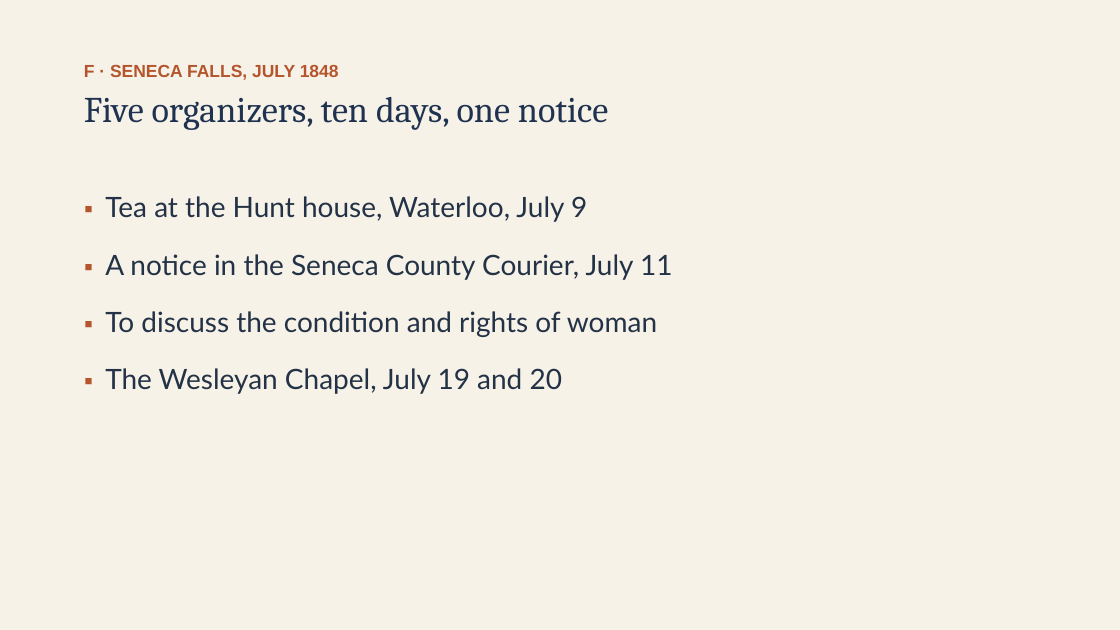
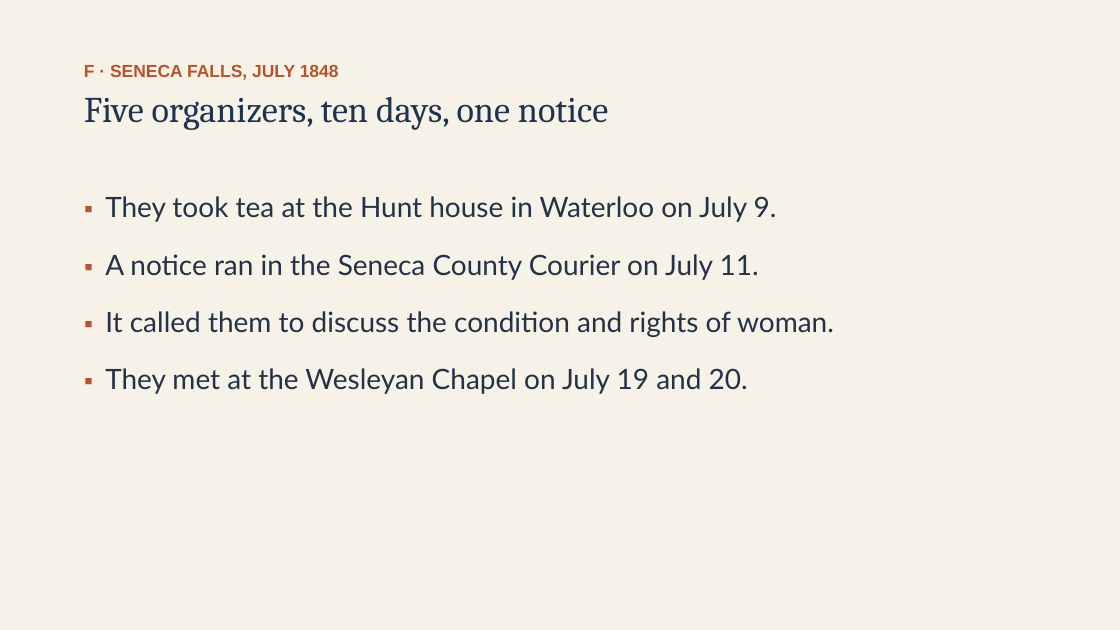
Before and after one commit to ab17gthb/humanities-curriculum-group, a slide deck: slide 19 of jackson-reform/lesson-08/lesson-08-slides.pptx. Drawn at 1120x630 pixels with LibreOffice and Linux fonts; fonts in the diff are those of the drawing. Boxes give left, top, right and bottom in pixels: in the first picture for what was removed or moved away, otherwise in the second. Text is boxed around its words. In the diff, an @@ line names an element or a change of style, - is before the commit and + after.

Commit message:
Rollout: JR L8 reworked and live (Seneca Falls) - Jackson and Reform unit complete

```diff
--- a/jackson-reform/lesson-08/lesson-08-slides.pptx
+++ b/jackson-reform/lesson-08/lesson-08-slides.pptx
@@ text at (105,196,834,394): text changed @@
-▪ Tea at the Hunt house, Waterloo, July 9
-▪ A notice in the Seneca County Courier, July 11
-▪ To discuss the condition and rights of woman
-▪ The Wesleyan Chapel, July 19 and 20
+▪ They took tea at the Hunt house in Waterloo on July 9.
+▪ A notice ran in the Seneca County Courier on July 11.
+▪ It called them to discuss the condition and rights of woman.
+▪ They met at the Wesleyan Chapel on July 19 and 20.
```
Also in this commit, not shown: 12 other slides changed, 6 other files.
